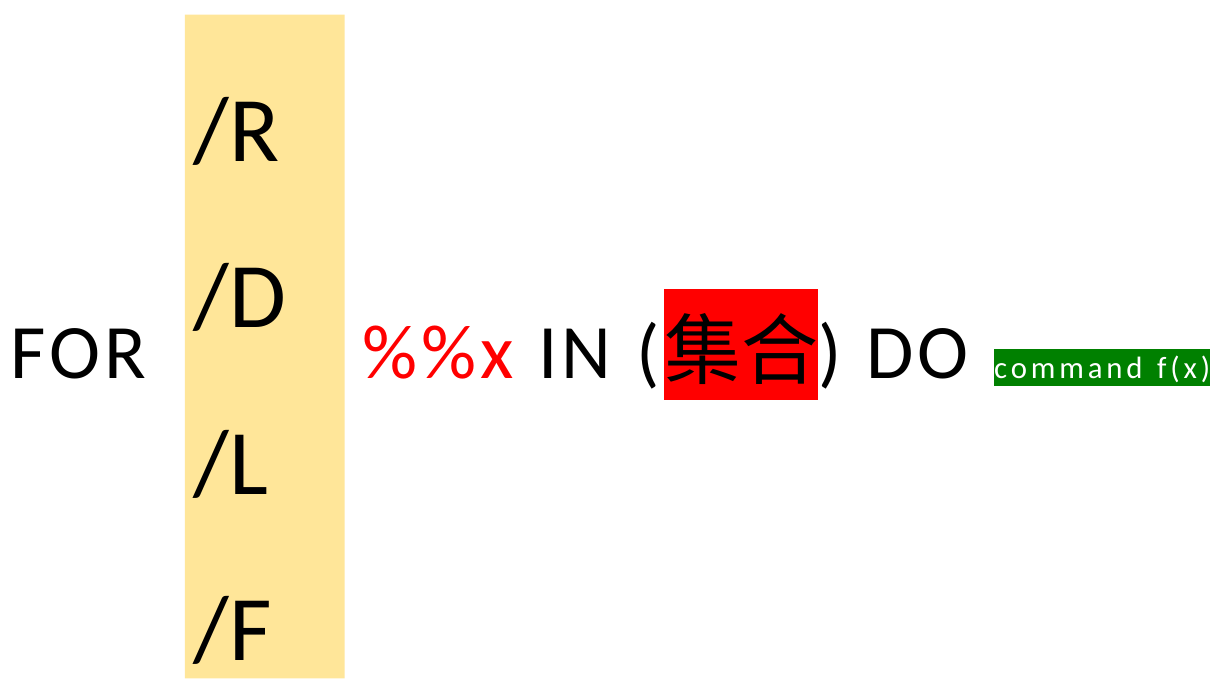
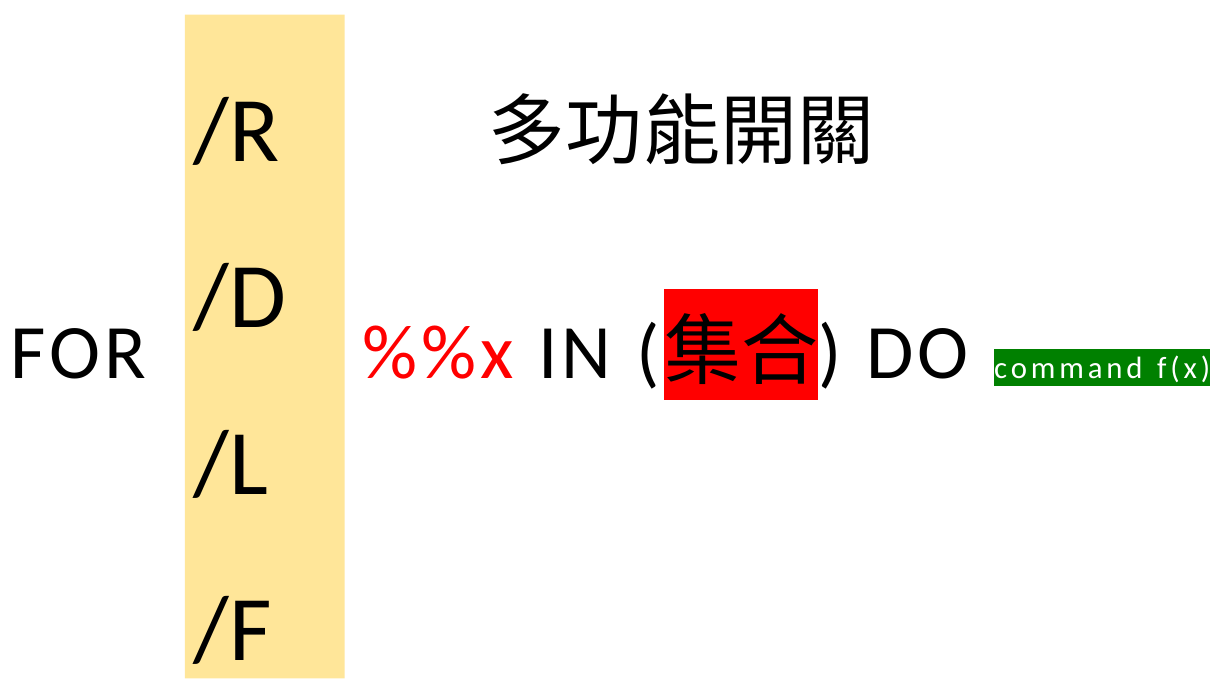
Before and after one commit to bentonglove/DosBatch, a slide deck: slide 13 of Dos Batch Script_Training_2022_Jul.pptx (slide 9 before the commit). Drawn at 1232x693 pixels with LibreOffice and Linux fonts; fonts in the diff are those of the drawing. Boxes give left, top, right and bottom in pixels: in the first picture for what was removed or moved away, otherwise in the second. Text is boxed around its words. In the diff, an @@ line names an element or a change of style, - is before the commit and + after.

```diff
--- a/Dos Batch Script_Training_2022_Jul.pptx
+++ b/Dos Batch Script_Training_2022_Jul.pptx
@@ text added at (x1=489, y1=93, x2=874, y2=165), 60 pt, text #000000 @@
+多功能開關
```
Also in this commit, not shown: 4 other slides changed, 13 slides added, 2 slides removed.
